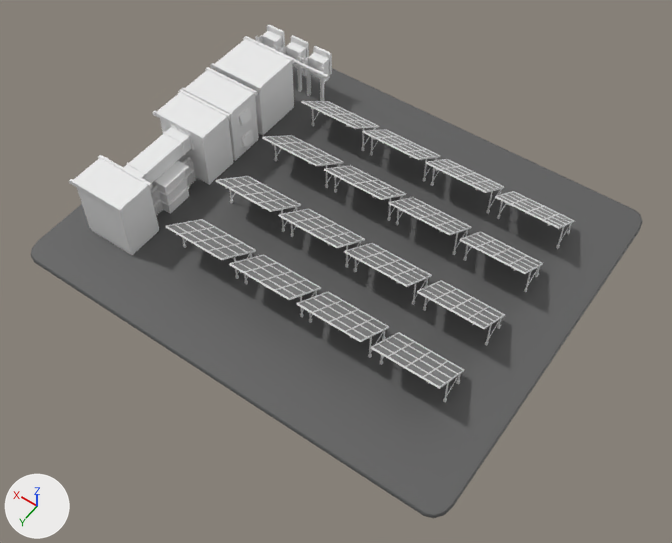
The FBX model web/public/model/Area_B.fbx as it was, and as the next commit left it.
Camera for both pictures: a camera (50 mm lens) standing at (-0.604, 0.748, 1.033) and looking at (-0.134, 0.09, -0.001). The lights are fixed; the arrows at lower left show +X, +Y and +Z. The picture after the commit comes second. Where no turn or scale is listed for an object, it has been applied to the vertices.
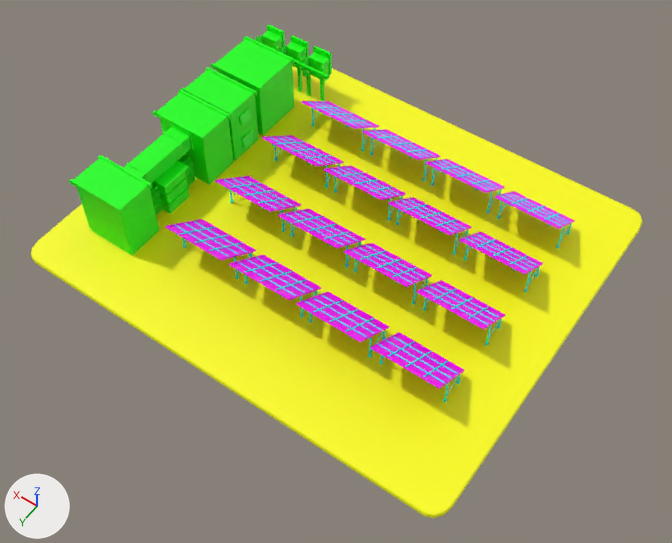
Boxes (x1, y1, x2, y2) around the edits, measured in the pictures (672 x 543 px):
part 1 of me_mesh, recoloured: (299, 198, 541, 386) in both
part 2 of me_mesh, recoloured: (168, 136, 404, 298) in both
part 3 of me_mesh, recoloured: (430, 160, 572, 227) in both
part 4 of me_mesh, recoloured: (305, 102, 438, 158) in both
part 5 of me_mesh, recoloured (white to green): (69, 25, 332, 255) in both
part 6 of me_mesh, recoloured: (175, 101, 572, 402) in both
part 7 of me_mesh, recoloured: (165, 101, 575, 389) in both
part 8 of me_mesh, recoloured (dark grey to yellow): (31, 66, 643, 518) in both

The change, as a list of edits to the scene's bpy script:
```text
Add mat_texture_c:
    mat_texture_c = principled_material('texture_C')
    mat_texture_c.base_color = (0.0, 1.0, 0.0)  # green #00ff00
Add mat_texture_d:
    mat_texture_d = principled_material('texture_D')
    mat_texture_d.base_color = (0.0, 1.0, 1.0)  # cyan #00ffff
Add mat_texture_e:
    mat_texture_e = principled_material('texture_E')
    mat_texture_e.base_color = (1.0, 0.0, 1.0)  # pink #ff00ff
Add mat_texture_b:
    mat_texture_b = principled_material('texture_B')
    mat_texture_b.base_color = (1.0, 1.0, 0.0)  # yellow #ffff00
Change me_mesh:
    where me_mesh.from_pydata(...)  # 4540 vertices, 3347 faces; spans x -0.347..0.347, y -0.291..0.291, z -0.058..0.058
    used by ob_pcube187; location = (-0.103, 0.034, 0.048)
    me_mesh part 1: 6 of the faces centred in x -0.218..-0.104, y -0.071..0.141, z 0.0 switch from mat_lambert2 (grey #888888) to mat_texture_e (pink #ff00ff)
    me_mesh part 2: 6 of the faces centred in x 0.007..0.119, y -0.071..0.141, z 0.0 switch from mat_lambert2 (grey #888888) to mat_texture_e (pink #ff00ff)
    me_mesh part 3: 2 of the faces centred in x -0.218..-0.104, y -0.167, z 0.0 switch from mat_lambert2 (grey #888888) to mat_texture_e (pink #ff00ff)
    me_mesh part 4: 2 of the faces centred in x 0.007..0.119, y -0.167, z 0.0 switch from mat_lambert2 (grey #888888) to mat_texture_e (pink #ff00ff)
    me_mesh part 5: 1302 of the faces centred in x 0.171..0.323, y -0.237..0.207, z -0.044..0.058 switch from mat_basecolor (white #ededed) to mat_texture_c (green #00ff00)
    me_mesh part 6: 1536 of the faces centred in x -0.268..0.168, y -0.202..0.172, z -0.044..0.019 switch from mat_basecolor (white #ededed) to mat_texture_d (cyan #00ffff)
    me_mesh part 7: 208 of the faces centred in x -0.268..0.169, y -0.201..0.174, z -0.024..0.025 switch from mat_basecolor (white #ededed) to mat_texture_e (pink #ff00ff)
    me_mesh part 8: all 34 faces that had it switch from mat_lambert3 (dark grey #5f5f5f) to mat_texture_b (yellow #ffff00)
```
